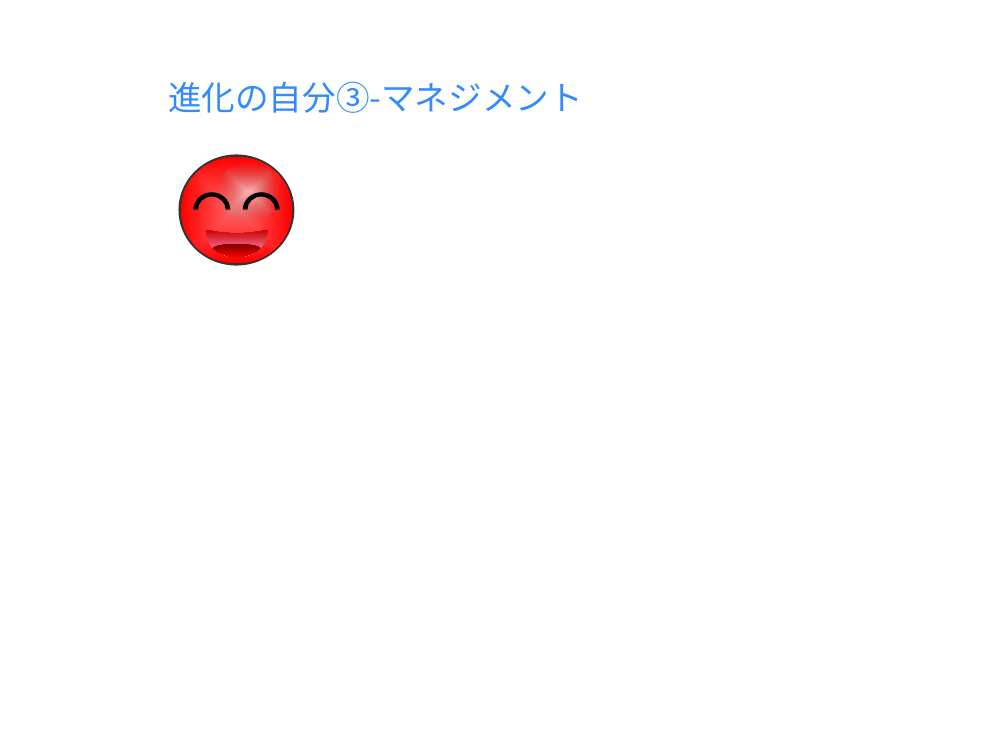
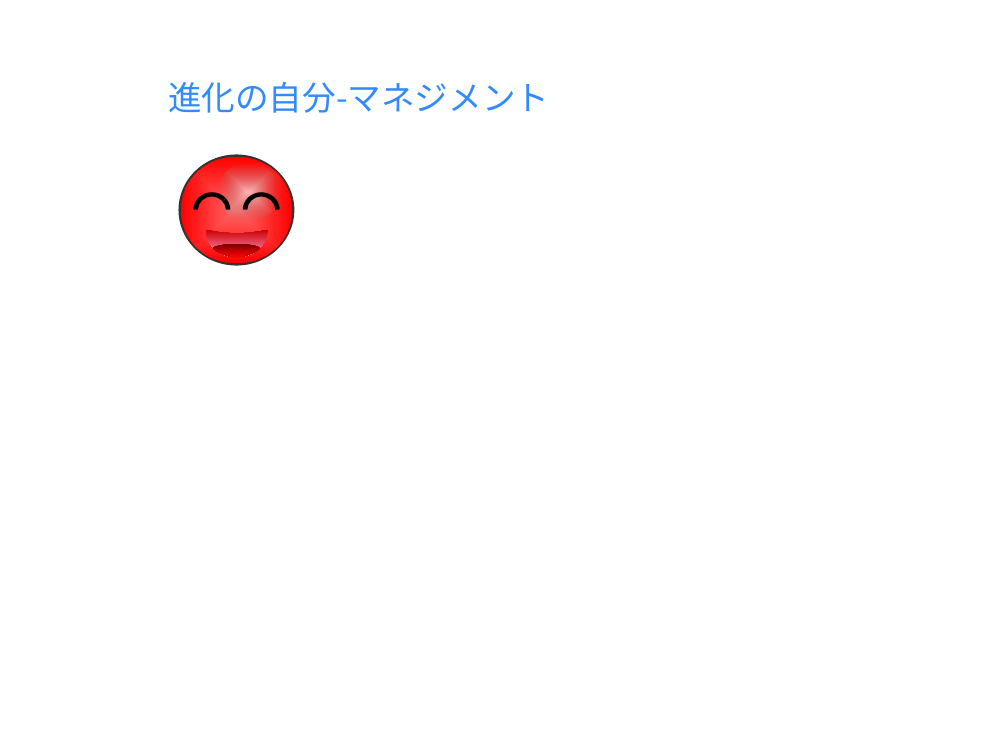
Before and after one commit to milo-bb/test, a slide deck: slide 9 of 昇格プレゼン(徐洋)_new.pptx (slide 7 before the commit). Drawn at 1008x756 pixels with LibreOffice and Linux fonts; fonts in the diff are those of the drawing; background and template pictures are left out. Boxes give left, top, right and bottom in pixels: in the first picture for what was removed or moved away, otherwise in the second. Text is boxed around its words. In the diff, an @@ line names an element or a change of style, - is before the commit and + after.

```diff
--- a/昇格プレゼン(徐洋)_new.pptx
+++ b/昇格プレゼン(徐洋)_new.pptx
@@ title at (x1=168, y1=82, x2=549, y2=113): text changed @@
-進化の自分③-マネジメント
+進化の自分-マネジメント
```
Also in this commit, not shown: 5 other slides changed, 2 slides added.
